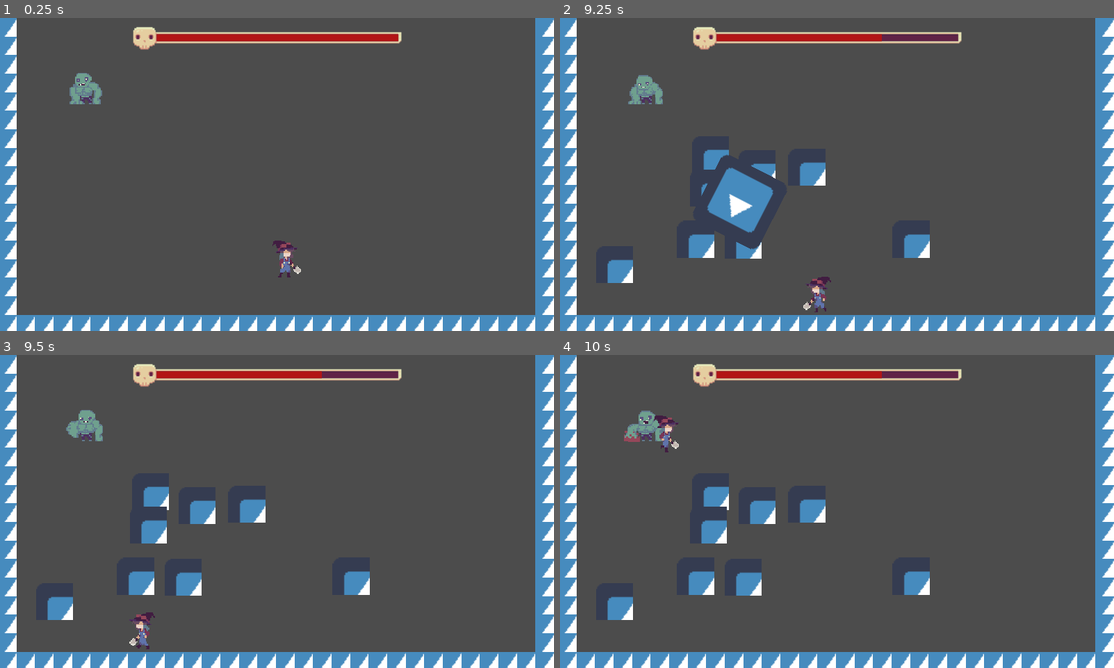
Above: before the commit, frames 1-4 (two rows, left to right).
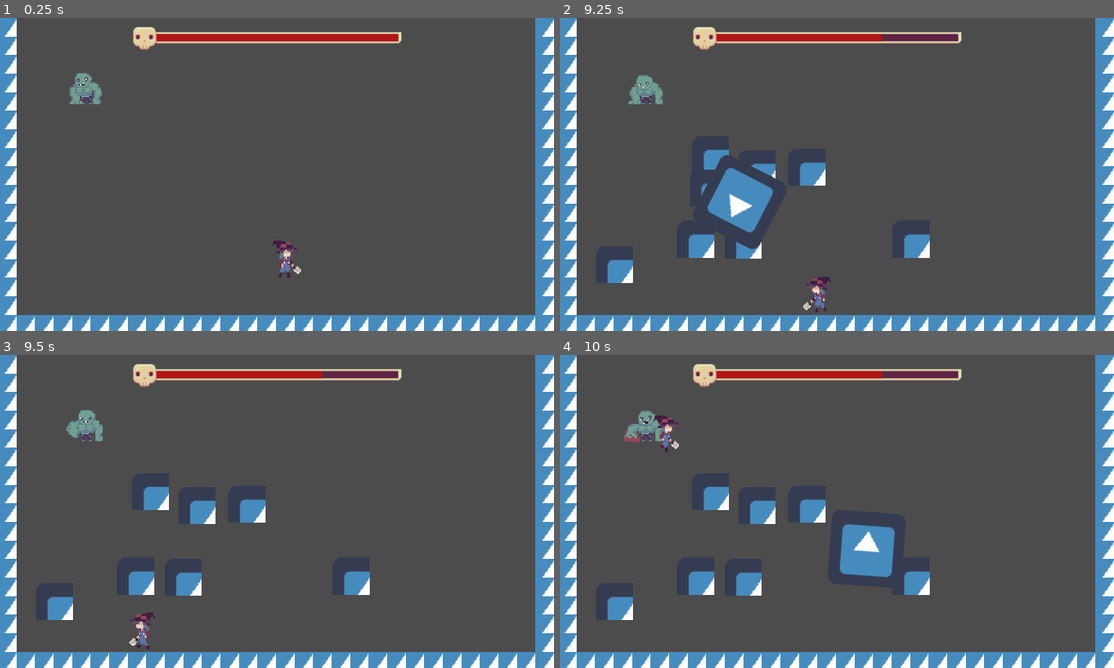
Above: after the commit, the same moments.

Repository: CrushLite/trijam2021
Game: Godot game, scene res://Scenes/World.tscn
Same seed, same stepped clock (60 frames per second), same inputs: the game is played once before the commit and once after it. The engine's default icon, where the game draws it, is replaced by a stand-in: a white triangle on a blue panel in a dark square.
Inputs (mouse positions are in pixels of both pictures, inside the frame that each line leads up to):
- Up to frame 1 (0.25 s): no input
- Up to frame 2 (9.25 s): tap Enter (ui_accept) at 0.5, 0.77, 1.52, 3.02, 3.77, 4.52, 6.02, 6.77, 7.52, 9.02 s; move the mouse to (958, 158) at 0.52 s; hold Right (ui_right) 0.53-1.28 s; click (958, 158) at 0.67 s; move the mouse to (726, 190) at 1.27 s; hold Down (ui_down) 1.28-2.03 s; move the mouse to (892, 105) at 2.02 s; hold Right (ui_right) 2.03-2.78 s; move the mouse to (809, 237) at 2.77 s; hold Up (ui_up) 2.78-3.53 s; click (809, 237) at 2.92 s; move the mouse to (1003, 221) at 3.52 s; hold Left (ui_left) 3.53-5.03 s; move the mouse to (670, 127) at 4.27 s; move the mouse to (864, 174) at 5.02 s; hold Down (ui_down) 5.03-5.78 s; click (864, 174) at 5.17 s; move the mouse to (753, 96) at 5.77 s; hold Right (ui_right) 5.78-6.53 s; move the mouse to (958, 158) at 6.52 s; hold Up (ui_up) 6.53-7.28 s; move the mouse to (726, 190) at 7.27 s; hold Right (ui_right) 7.28-8.03 s; click (726, 190) at 7.42 s; move the mouse to (892, 105) at 8.02 s; hold Down (ui_down) 8.03-8.78 s; move the mouse to (809, 237) at 8.77 s; hold Left (ui_left) from 8.78 s (still down)
- Up to frame 3 (9.5 s): keep holding Left (ui_left)
- Up to frame 4 (10 s): move the mouse to (1003, 558) at 9.52 s; release Left (ui_left) at 9.53 s; hold Up (ui_up) from 9.53 s (still down); click (1003, 558) at 9.67 s; tap Enter (ui_accept) at 9.77 s

Frames 1-2 are identical in both runs. In frame 3, 0.4% of the frame differs, in the area x 25-31%, y 48-61%; in frame 4, 1.9%, in the area x 25-61%, y 48-72%.

Commit message:
Rocks have health now and are destructable

Diff:
--- a/TriJam2021/Scenes/Rock.tscn
+++ b/TriJam2021/Scenes/Rock.tscn
@@ -110,4 +110,5 @@
 visible = false
 self_modulate = Color( 1, 1, 1, 0.807843 )
 texture = ExtResource( 3 )
+
 [connection signal="body_entered" from="Area2D" to="." method="_on_Area2D_body_entered"]
--- a/TriJam2021/Scripts/Rock.gd
+++ b/TriJam2021/Scripts/Rock.gd
@@ -3,11 +3,16 @@
 var col_layer
 export var damage_amt = 1
 
+var health = 3
+
 func _ready():
 	$AnimationPlayer.play("Fall")
 	pass # Replace with function body.
 
-
+func damage(amt):
+	health -= amt
+	if health <= 0:
+		queue_free()
 
 
 func _on_Area2D_body_entered(body):
